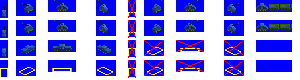
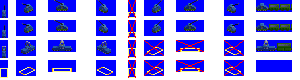
The second (300, 80) image is a revision of the first. Changes to its layers:
painted on "electric loco 2" over [2, 40, 292, 51]
